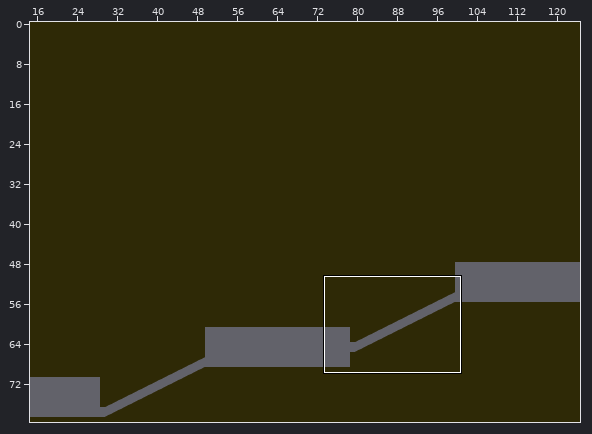
A Tiled map gets an edit: New Unity Project/Assets/SuperTiled2Unity/Import(GE)/3rd_Level.tmx. The first picture is a wide view before the edit; the outline marks the close-up.
Close-up. As it was:
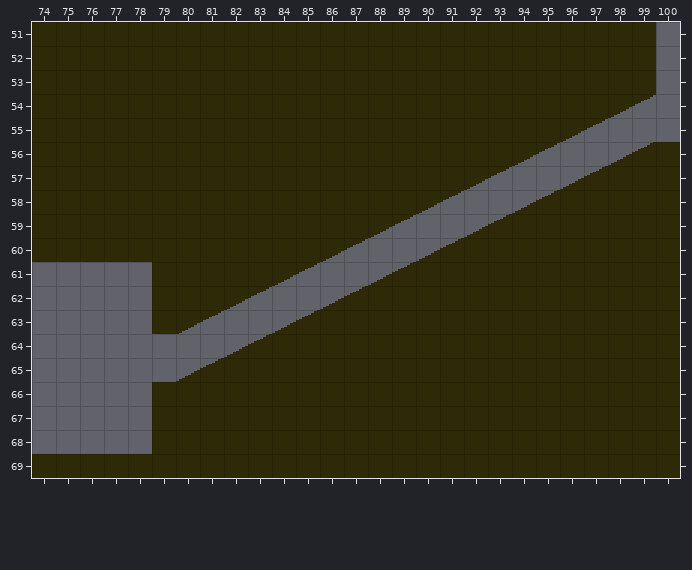
Cells are 16x16 px. Shown: x 74..100, y 51..69. The commit also changed other parts of the map, which this record leaves out.
New version:
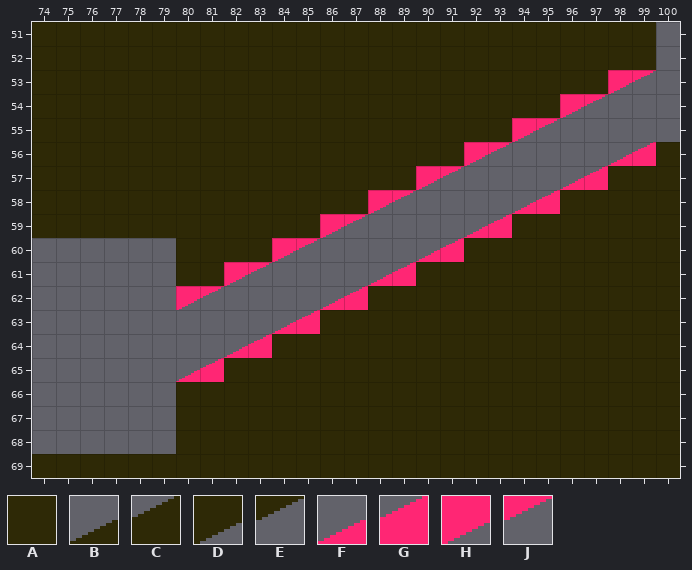
Key: from "3rd_Level": A 0, B 20, C 21, D 27, E 28; from "Prototype_1": F 20, G 21, H 27, J 28.
_ is an empty cell.
The exact change:
Layer "Tile Layer 1":
y 53: x 98..99 AA -> HJ
y 54: x 96..99 AADE -> HJ__
y 55: x 94..97 AADE -> HJ__
y 56: x 92..95 AADE -> HJ__; x 98..99 BC -> FG
y 57: x 90..93 AADE -> HJ__; x 96..97 BC -> FG
y 58: x 88..91 AADE -> HJ__; x 94..95 BC -> FG
y 59: x 86..89 AADE -> HJ__; x 92..93 BC -> FG
y 60: x 74..79 AAAAAA -> ______; x 84..87 AADE -> HJ__; x 90..91 BC -> FG
y 61: x 79 A -> _; x 82..85 AADE -> HJ__; x 88..89 BC -> FG
y 62: x 79..83 AAADE -> _HJ__; x 86..87 BC -> FG
y 63: x 79..81 ADE -> ___; x 84..85 BC -> FG
y 64: x 82..83 BC -> FG
y 65: x 80..81 BC -> FG
y 66..68: x 79 A -> _
